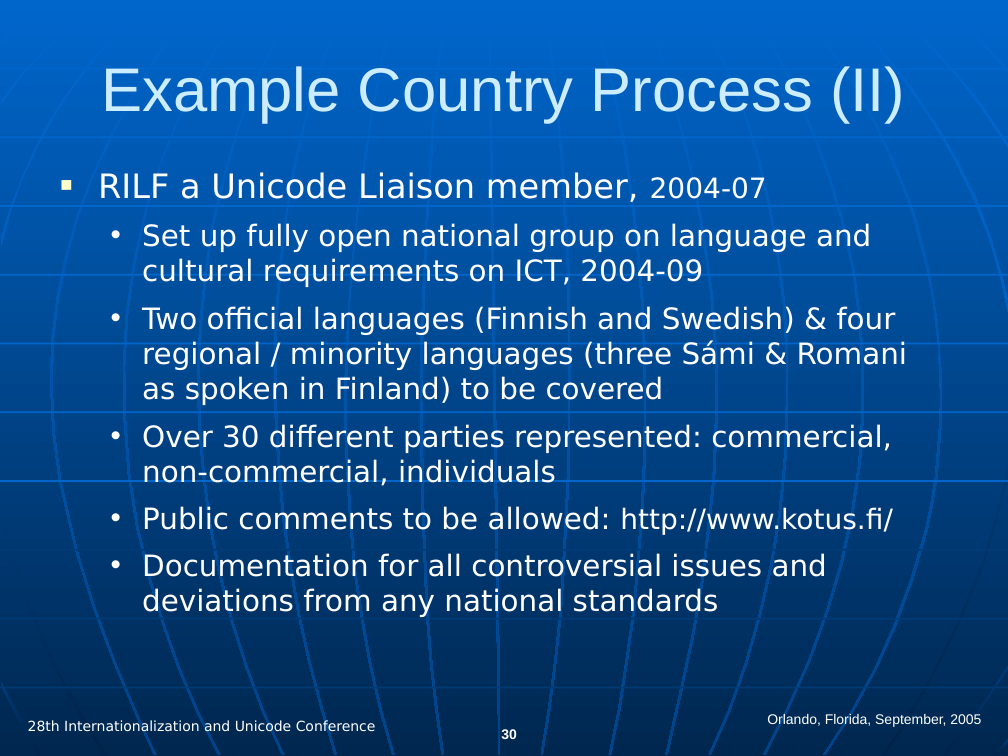
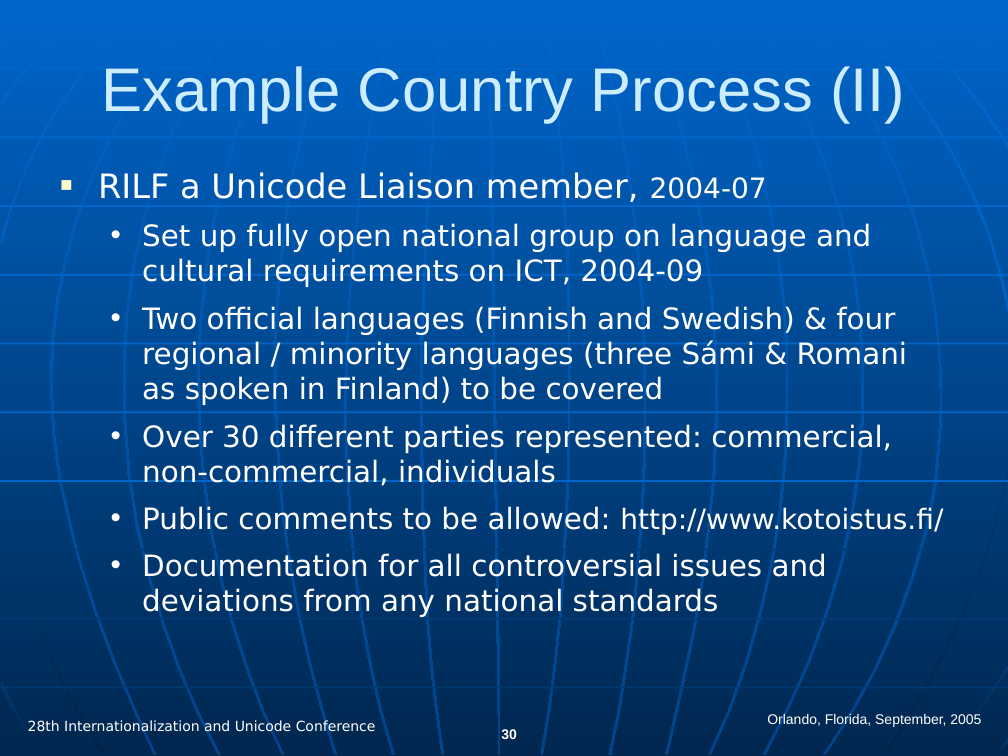
Before and after one commit to svn2github/CLDR, a slide deck: slide 30 of trunk/docs/presentations/cldr_overview.ppt. Drawn at 1008x756 pixels with LibreOffice and Linux fonts; fonts in the diff are those of the drawing. Boxes give left, top, right and bottom in pixels: in the first picture for what was removed or moved away, otherwise in the second. Text is boxed around its words. In the diff, an @@ line names an element or a change of style, - is before the commit and + after.

Commit message:
cldrbug 0: New IUC 28 presentation

```diff
--- a/trunk/docs/presentations/cldr_overview.ppt
+++ b/trunk/docs/presentations/cldr_overview.ppt
@@ text at [142, 505, 943, 535]: text changed @@
-  • Public comments to be allowed: http://www.kotus.fi/
+  • Public comments to be allowed: http://www.kotoistus.fi/
```
